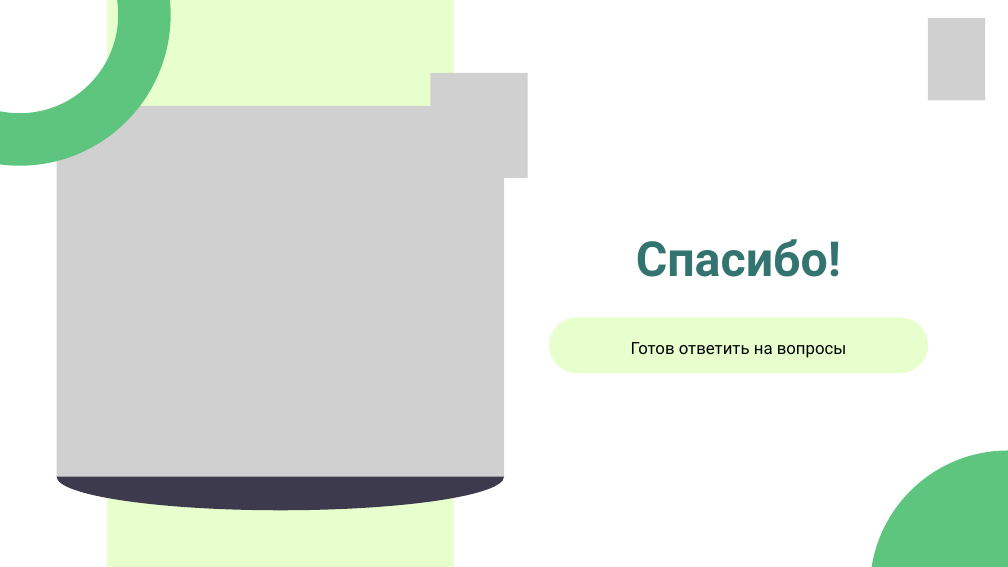
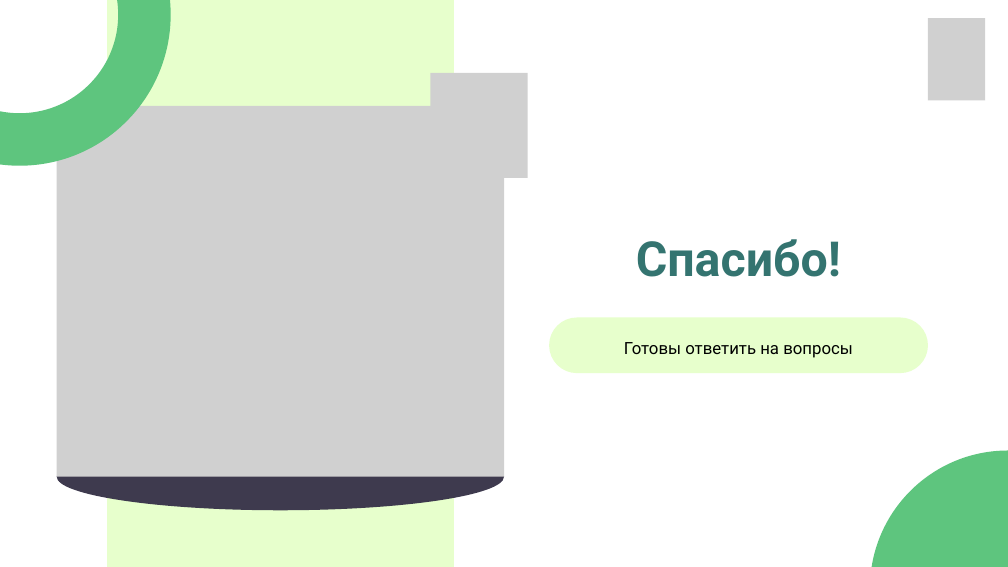
Before and after one commit to yersaa/Loan_default_prediction, a slide deck: slide 18 of docs/presentation.pptx (slide 17 before the commit). Drawn at 1008x567 pixels with LibreOffice and Linux fonts; fonts in the diff are those of the drawing; grey boxes stand for pictures. Boxes give left, top, right and bottom in pixels: in the first picture for what was removed or moved away, otherwise in the second. Text is boxed around its words. In the diff, an @@ line names an element or a change of style, - is before the commit and + after.

```diff
--- a/docs/presentation.pptx
+++ b/docs/presentation.pptx
@@ text at bbox=[624, 342, 853, 358]: text changed @@
-Готов ответить на вопросы
+Готовы ответить на вопросы
```
Also in this commit, not shown: 10 other slides changed, 1 slide added, 10 other files.
